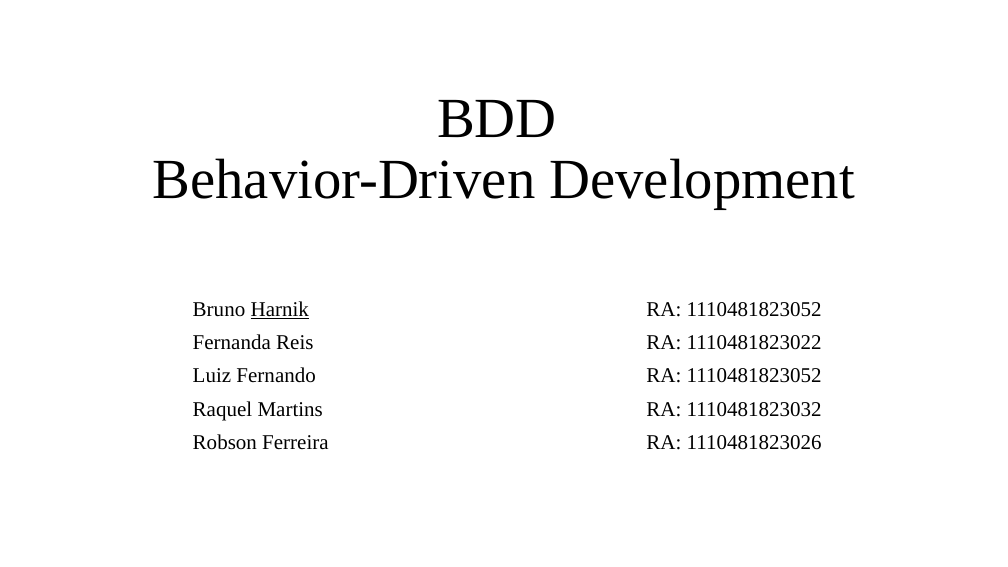
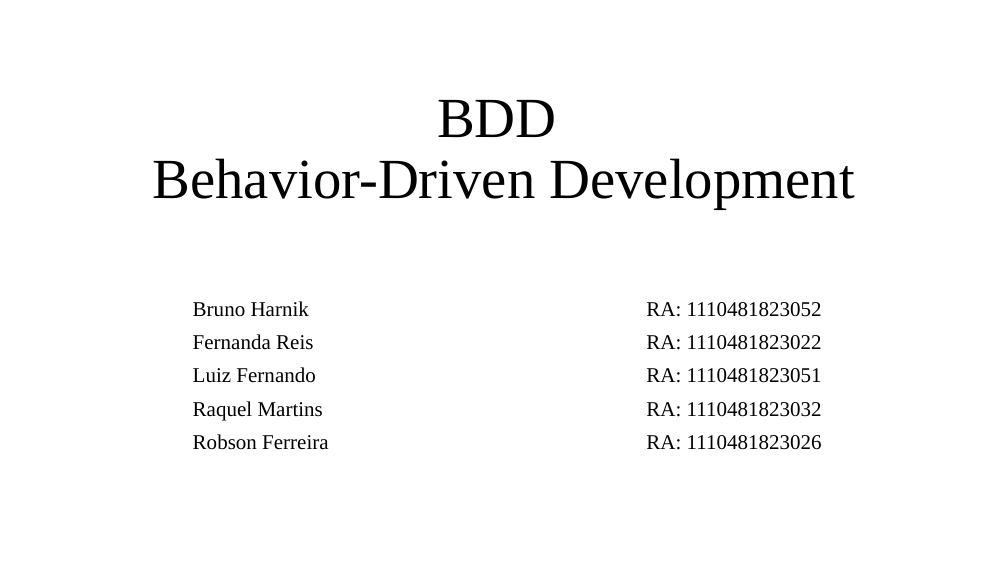
Before and after one commit to feevars/fatec4SEM, a slide deck: slide 1 of 2SEM/IES100 - Engenharia de Software I/BDD - Behavior Driven Development/apresentacao-oficial_BDD.pptx. Drawn at 1008x567 pixels with LibreOffice and Linux fonts; fonts in the diff are those of the drawing. Boxes give left, top, right and bottom in pixels: in the first picture for what was removed or moved away, otherwise in the second. Text is boxed around its words. In the diff, an @@ line names an element or a change of style, - is before the commit and + after.

```diff
--- a/2SEM/IES100 - Engenharia de Software I/BDD - Behavior Driven Development/apresentacao-oficial_BDD.pptx
+++ b/2SEM/IES100 - Engenharia de Software I/BDD - Behavior Driven Development/apresentacao-oficial_BDD.pptx
@@ subtitle at (x1=193, y1=301, x2=822, y2=317): underline off in "Harnik" @@
@@ subtitle at (x1=193, y1=367, x2=822, y2=383): text changed @@
-Luiz Fernando RA: 1110481823052
+Luiz Fernando RA: 1110481823051
```
Also in this commit, not shown: 1 other slide changed.
